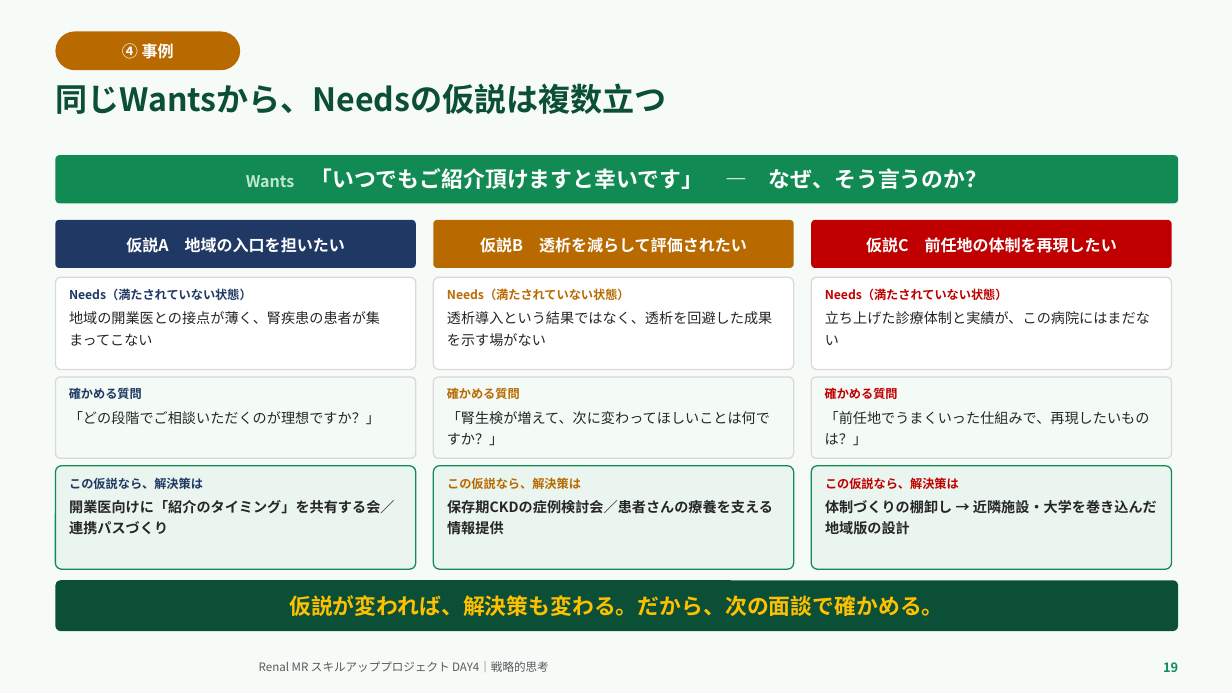
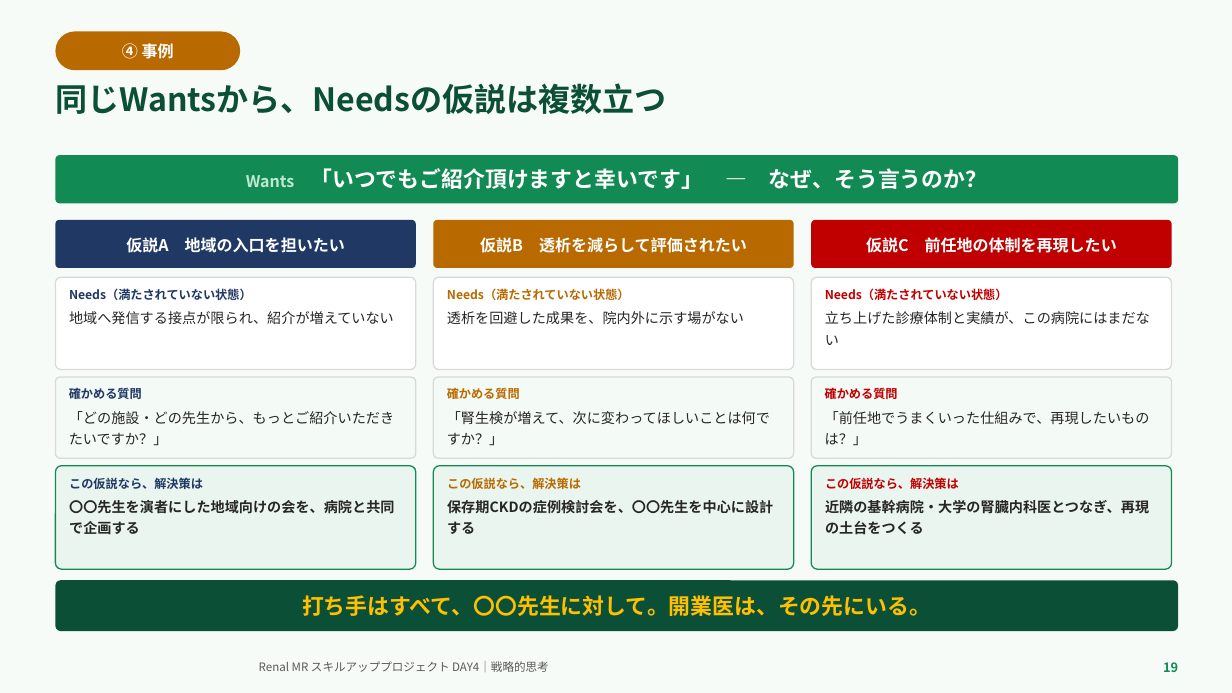
Before and after one commit to TAKUYA-1187/Claude, a slide deck: slide 19 of novartis_training/DAY4_ちょっと分かるだけで世界が変わる.pptx. Drawn at 1232x693 pixels with LibreOffice and Linux fonts; fonts in the diff are those of the drawing; background and template pictures are left out. Boxes give left, top, right and bottom in pixels: in the first picture for what was removed or moved away, otherwise in the second. Text is boxed around its words. In the diff, an @@ line names an element or a change of style, - is before the commit and + after.

```diff
--- a/novartis_training/DAY4_ちょっと分かるだけで世界が変わる.pptx
+++ b/novartis_training/DAY4_ちょっと分かるだけで世界が変わる.pptx
@@ text in rounded rectangle at (69,311,394,324): text changed @@
-地域の開業医との接点が薄く、腎疾患の患者が集まってこない
+地域へ発信する接点が限られ、紹介が増えていない
@@ text in rounded rectangle at (447,311,744,324): text changed @@
-透析導入という結果ではなく、透析を回避した成果を示す場がない
+透析を回避した成果を、院内外に示す場がない
@@ text in rounded rectangle at (69,411,394,446): text changed @@
-「どの段階でご相談いただくのが理想ですか？」
+「どの施設・どの先生から、もっとご紹介いただきたいですか？」
@@ text in rounded rectangle at (69,500,394,535): text changed @@
-開業医向けに「紹介のタイミング」を共有する会／連携パスづくり
+〇〇先生を演者にした地域向けの会を、病院と共同で企画する
@@ text in rounded rectangle at (447,500,773,534): text changed @@
-保存期CKDの症例検討会／患者さんの療養を支える情報提供
+保存期CKDの症例検討会を、〇〇先生を中心に設計する
@@ text in rounded rectangle at (825,500,1149,535): text changed @@
-体制づくりの棚卸し → 近隣施設・大学を巻き込んだ地域版の設計
+近隣の基幹病院・大学の腎臓内科医とつなぎ、再現の土台をつくる
@@ text in rounded rectangle at (302,595,931,616): text changed @@
-仮説が変われば、解決策も変わる。だから、次の面談で確かめる。
+打ち手はすべて、〇〇先生に対して。開業医は、その先にいる。
```
Also in this commit, not shown: 3 other slides changed, 2 other files.
